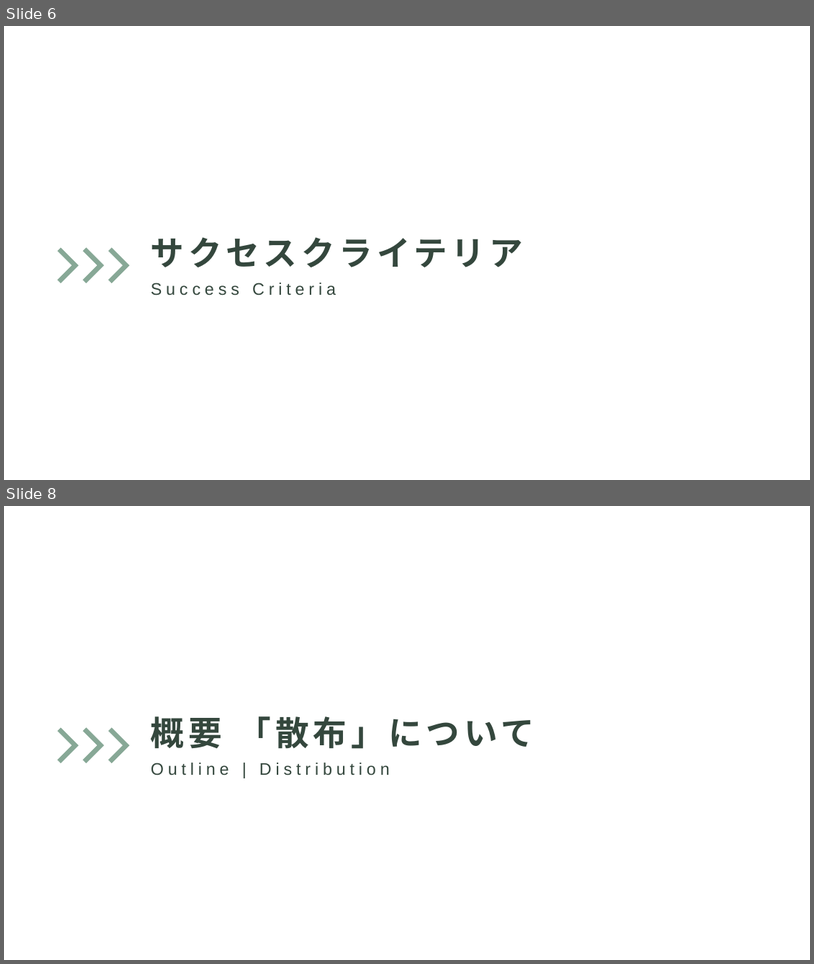
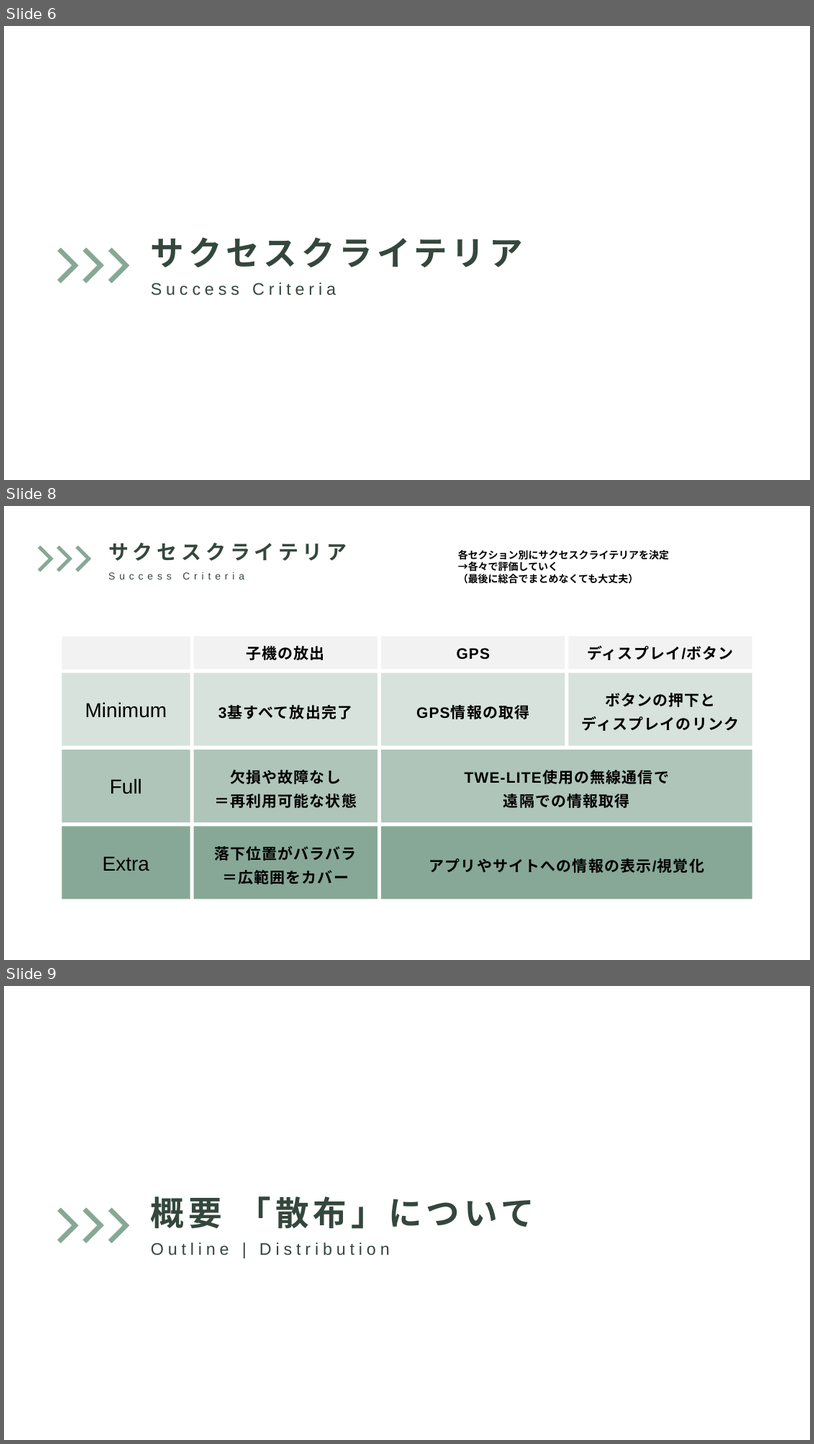
Before and after one commit to nearfactory/2024-toin-cansat, a slide deck: プレゼン/桐蔭-事後プレゼン.pptx. Shown one above the other, each under a label of ours: slides 6 and 8 before the commit, slides 6, 8 and 9 after it; the slides between them are not shown. The pictures are 814x964 and 814x1444 pixels, drawn with LibreOffice and Linux fonts; fonts in the diff are those of the drawing. Boxes give left, top, right and bottom in pixels: in the first picture for what was removed or moved away, otherwise in the second. Text is boxed around its words. In the diff, an @@ line names an element or a change of style, - is before the commit and + after.

```diff
--- a/プレゼン/桐蔭-事後プレゼン.pptx
+++ b/プレゼン/桐蔭-事後プレゼン.pptx
@@ slide 8 added at (x1=4, y1=506, x2=810, y2=960), background #FFFFFF @@
@@ freeform shape added at (x1=27, y1=546, x2=54, y2=572), fill #87A896 @@
@@ freeform shape added at (x1=46, y1=546, x2=72, y2=572), fill #87A896 @@
@@ freeform shape added at (x1=65, y1=546, x2=91, y2=572), fill #87A896 @@
@@ text added at (x1=108, y1=543, x2=347, y2=561), 24 pt, text #34473D, bold @@
+サクセスクライテリア
@@ text added at (x1=103, y1=567, x2=257, y2=585), 12 pt, text #34473D @@
+Success Criteria
@@ text added at (x1=458, y1=550, x2=669, y2=584), 12 pt, text #000000, bold @@
+各セクション別にサクセスクライテリアを決定
+→各々で評価していく
+（最後に総合でまとめなくても大丈夫）
@@ rectangle added at (x1=62, y1=636, x2=190, y2=669), fill #F2F2F2 @@
@@ rectangle added at (x1=194, y1=636, x2=378, y2=669), fill #F2F2F2, 18 pt, text #000000, bold @@
+子機の放出
@@ rectangle added at (x1=381, y1=636, x2=566, y2=669), fill #F2F2F2, 18 pt, text #000000, bold @@
+GPS
@@ rectangle added at (x1=569, y1=636, x2=753, y2=669), fill #F2F2F2, 18 pt, text #000000, bold @@
+ディスプレイ/ボタン
@@ rectangle added at (x1=62, y1=673, x2=190, y2=746), fill #D7E2DC, 24 pt, text #000000 @@
+Minimum
@@ rectangle added at (x1=194, y1=673, x2=378, y2=746), fill #D7E2DC, 18 pt, text #000000, bold @@
+3基すべて放出完了
@@ rectangle added at (x1=381, y1=673, x2=566, y2=746), fill #D7E2DC, 18 pt, text #000000, bold @@
+GPS情報の取得
@@ rectangle added at (x1=569, y1=673, x2=753, y2=746), fill #D7E2DC, 18 pt, text #000000, bold @@
+ボタンの押下と
+ディスプレイのリンク
@@ rectangle added at (x1=62, y1=749, x2=190, y2=822), fill #AFC5B9, 24 pt, text #000000 @@
+Full
@@ rectangle added at (x1=194, y1=749, x2=378, y2=822), fill #AFC5B9, 18 pt, text #000000, bold @@
+欠損や故障なし
+＝再利用可能な状態
@@ rectangle added at (x1=381, y1=749, x2=753, y2=822), fill #AFC5B9, 18 pt, text #000000, bold @@
+TWE-LITE使用の無線通信で
+遠隔での情報取得
@@ rectangle added at (x1=62, y1=826, x2=190, y2=898), fill #87A896, 24 pt, text #000000 @@
+Extra
@@ rectangle added at (x1=194, y1=826, x2=378, y2=898), fill #87A896, 18 pt, text #000000, bold @@
+落下位置がバラバラ
+＝広範囲をカバー
@@ rectangle added at (x1=381, y1=826, x2=753, y2=898), fill #87A896, 18 pt, text #000000, bold @@
+アプリやサイトへの情報の表示/視覚化
@@ what was slide 8 is now slide 9 @@
```
Also in this commit, not shown: 1 slide changed, 2 slides removed, 51 other files.
